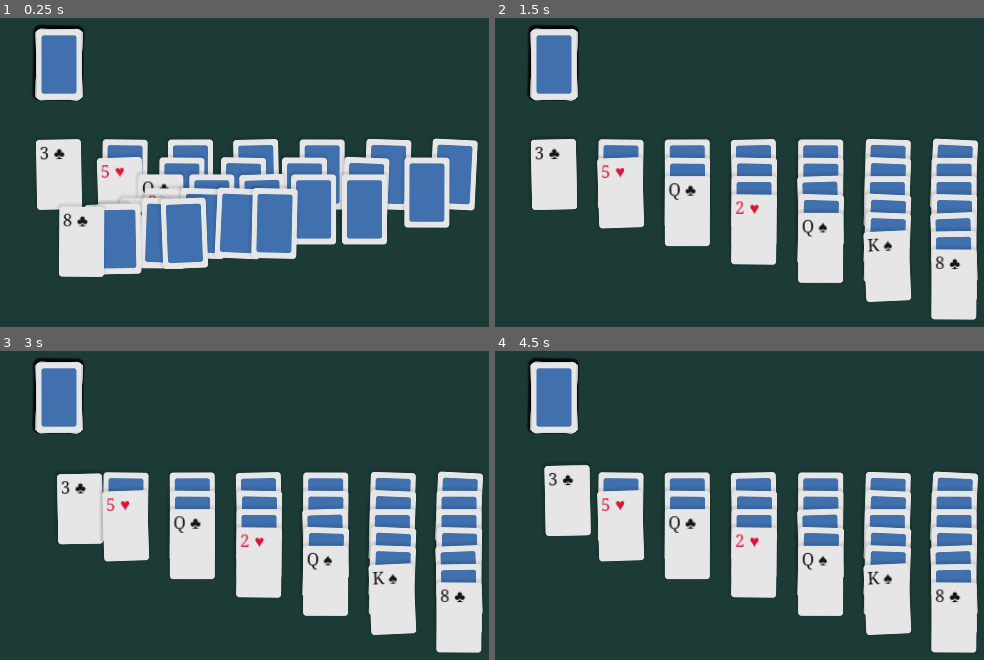
Above: before the commit, frames 1-4 (two rows, left to right).
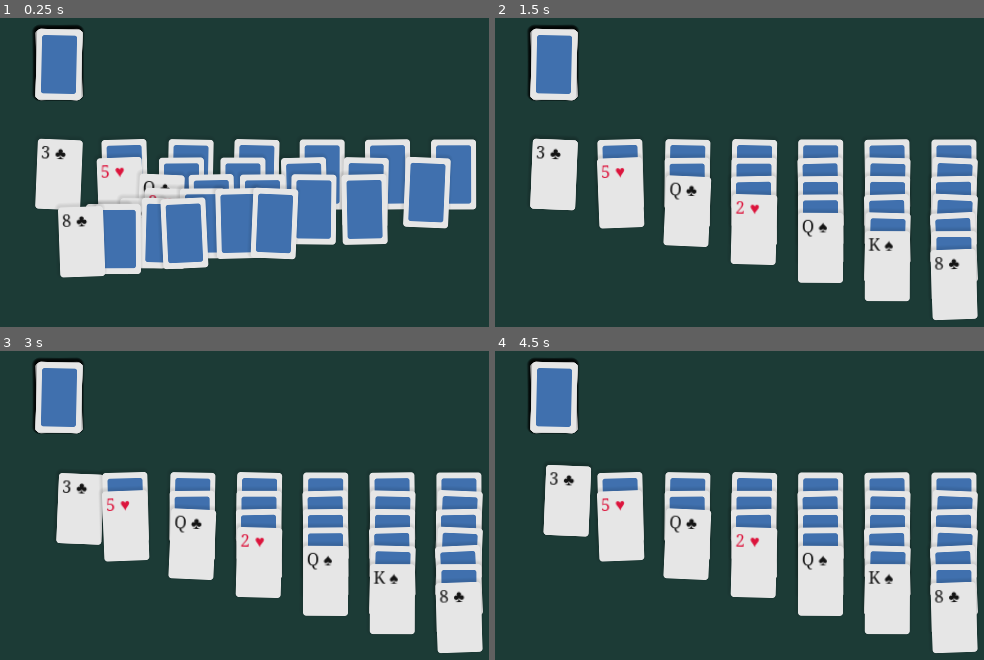
Above: after the commit, the same moments.

Repository: benet1one/klondike
Game: Godot game, scene res://game.tscn
The game is run twice, just before and just after one commit, with the same random seed, the same clock (stepped at 60 frames per second) and the same inputs.
Inputs (mouse positions are in pixels of both pictures, inside the frame that each line leads up to):
- Up to frame 1 (0.25 s): no input
- Up to frame 2 (1.5 s): click (553, 175) at 0.52 s; click (553, 175) at 1.27 s
- Up to frame 3 (3 s): click (58, 508) at 2.02 s; tap Enter at 2.75 s; move the mouse to (435, 533) at 2.77 s
- Up to frame 4 (4.5 s): tap Space at 3.5 s; move the mouse to (592, 576) at 3.52 s; tap Enter at 4.25 s; move the mouse to (832, 456) at 4.27 s

The runs differ from the first frame. In frame 1, 2.9% of the frame differs, in the area x 7-98%, y 3-85%; in frame 2, 2.8%; in frame 3, 2.8%; in frame 4, 2.9%.

Commit message:
Implemented card node naming

Diff:
--- a/stack.gd
+++ b/stack.gd
@@ -7,10 +7,11 @@
 
 func set_cards(card_set: Array[Card]):
 	stack = card_set
-	for c in stack:
-		c.location = Main.Location.Stack
-		c.disable_grab()
-		add_child(c)
+	for card in stack:
+		card.location = Main.Location.Stack
+		card.disable_grab()
+		card.name = card.format()
+		add_child(card)
 	$StackClick.move_to_front()
 
 func _process(delta: float) -> void:
--- a/tableau.gd
+++ b/tableau.gd
@@ -15,7 +15,7 @@
 			card.location = Main.Location.Tableau
 			card.tab = t
 			card.row = u
-
+			card.name = card.format()
 			add_child(card)
 			tabs.back().push_back(card)
 			i += 1
